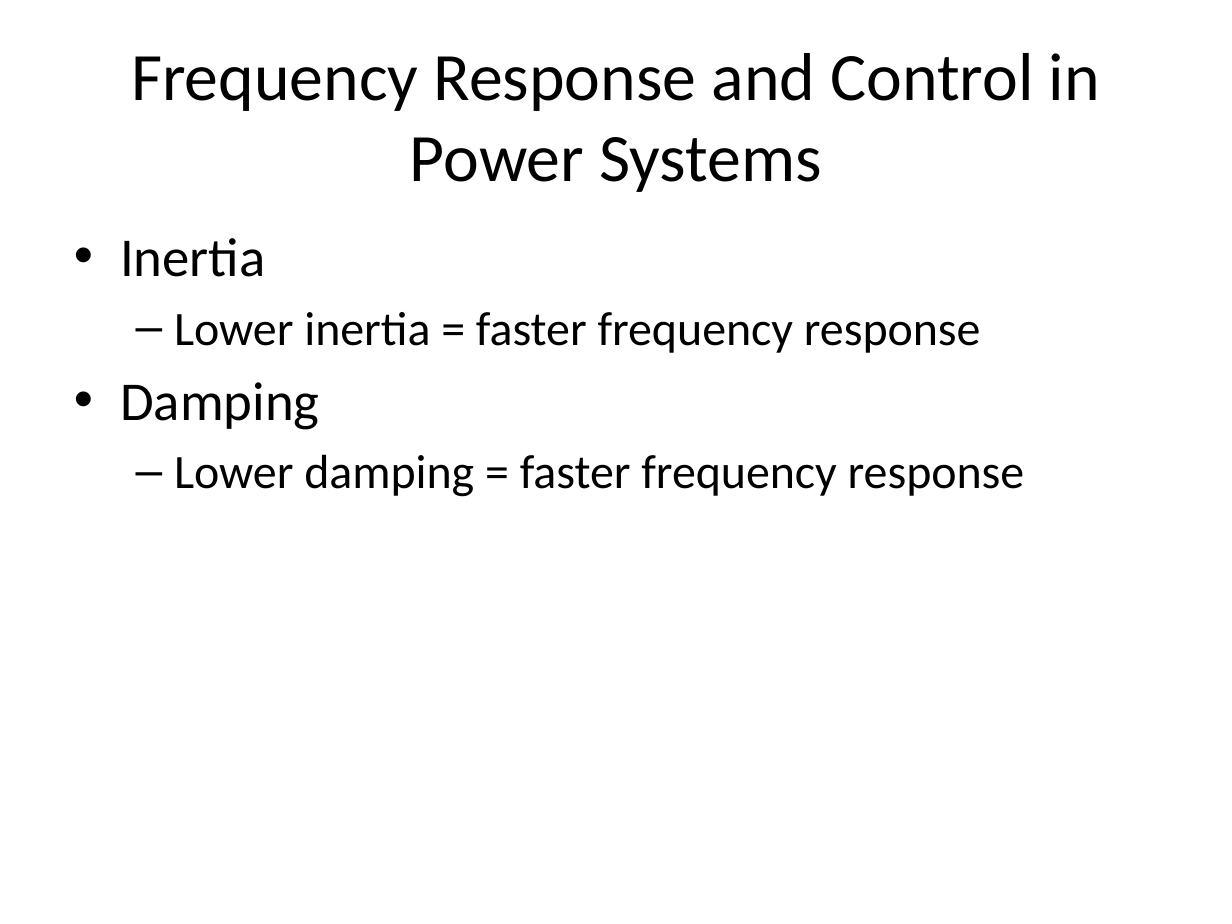
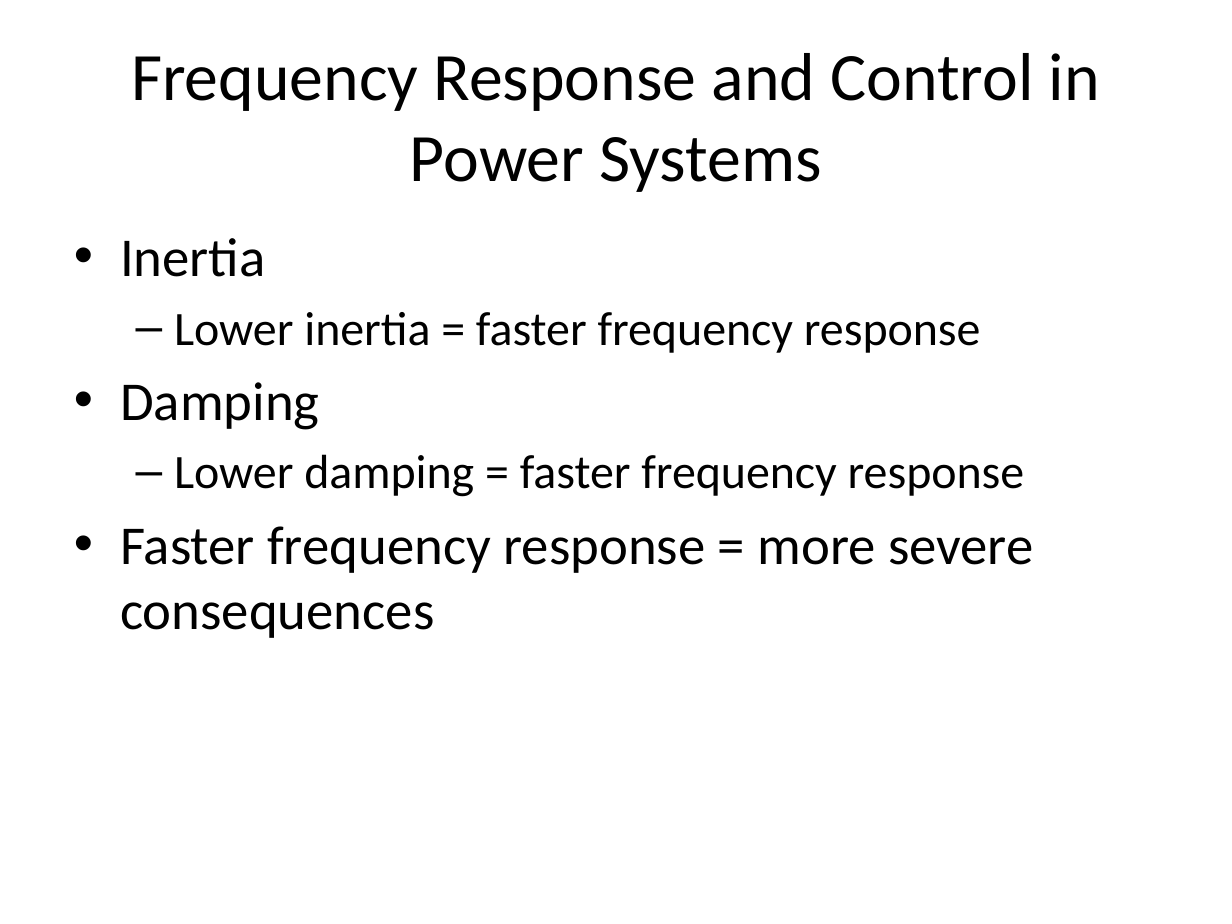
Before and after one commit to mswan96/SUPERB, a slide deck: slide 4 of Literature Review.pptx. Drawn at 1232x924 pixels with LibreOffice and Linux fonts; fonts in the diff are those of the drawing. Boxes give left, top, right and bottom in pixels: in the first picture for what was removed or moved away, otherwise in the second. Text is boxed around its words. In the diff, an @@ line names an element or a change of style, - is before the commit and + after.

```diff
--- a/Literature Review.pptx
+++ b/Literature Review.pptx
@@ text at [120, 526, 1033, 638]: paragraph added @@
+• Faster frequency response = more severe consequences
```
Also in this commit, not shown: 3 other slides changed, 4 slides added, 1 slide removed.
